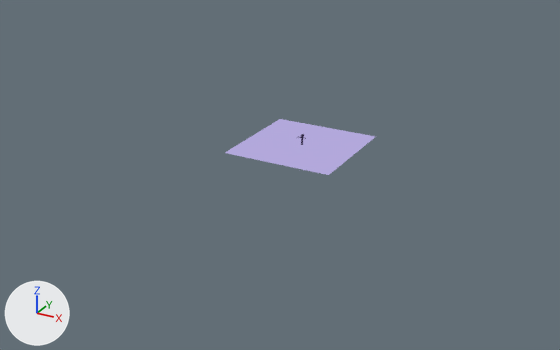
An edit to the Blender file hero/blender/hero.blend, drawn before and after from the same camera.
Before and after are seen from a 50 mm lens placed at (52.8, -103.3, 45.5), pointed at (-2.0, -3.7, -4.3). The axes (+X, +Y, +Z) are drawn at lower left. The lights are the same throughout. The older version comes first.

In view in the first picture: 'Ground'.
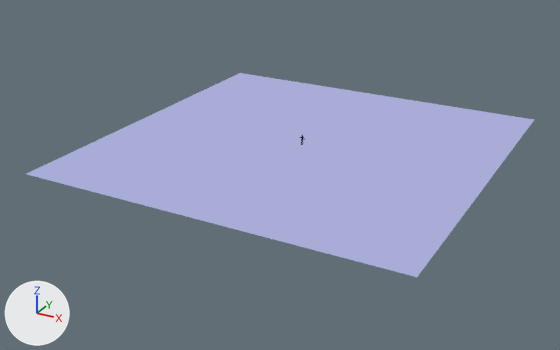
Changed parts and their boxes (x1, y1, x2, y2) in the pictures (560 x 350 px):
'Ground', reshaped (236% wider, 260% taller): before (225, 119, 375, 175); after (27, 73, 534, 277)

What the commit changed:
me_ground is used by ob_ground; location (0.0, 0.0, 0.0).
me_ground had 4 vertices, 1 face and spanned x -9.0..9.0, y -9.0..9.0, z 0.0.
me_ground now has 4 vertices, 1 face and spans x -30.0..30.0, y -30.0..30.0, z 0.0.
Part 1, on me_ground:
Vertex 0 of me_ground moves from (-9.0, -9.0, 0.0) at pixel (224, 152) to (-30.0, -30.0, 0.0) at pixel (25, 174).
Vertex 1 of me_ground moves from (9.0, -9.0, 0.0) at pixel (328, 175) to (30.0, -30.0, 0.0) at pixel (417, 277).
Vertex 2 of me_ground moves from (9.0, 9.0, 0.0) at pixel (375, 136) to (30.0, 30.0, 0.0) at pixel (534, 119).
Vertex 3 of me_ground moves from (-9.0, 9.0, 0.0) at pixel (279, 118) to (-30.0, 30.0, 0.0) at pixel (240, 72).
